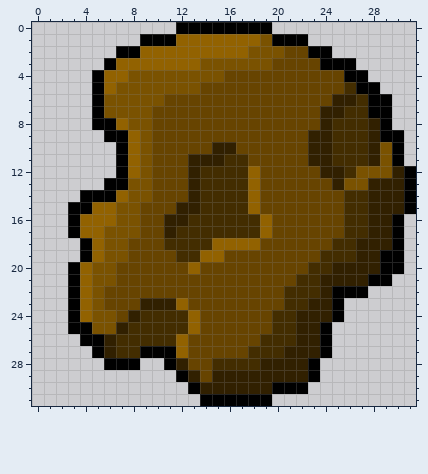
Two versions of one pixel-art sprite, orbital-dog-fight/assets/img/asteroid1.png. The picture above was drawn from the file before the commit.
The file is 32x32 pixels. Colours within 5 levels of each other are drawn and written as one.
After the commit:
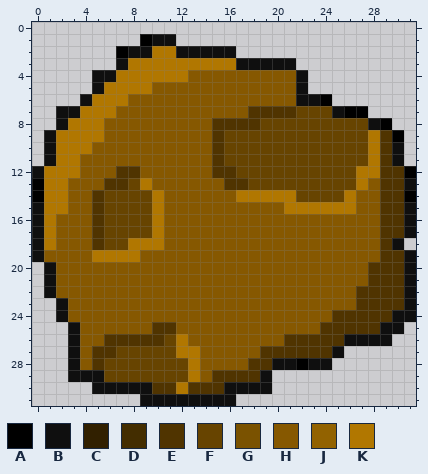
Palette (. is transparent): A #000000  B #0f0f0f  C #312000  D #432d00  E #503400  F #674400  G #7a5200  H #865800  J #926200  K #b17700
The edit:
Changed rows in their new state; - is an unchanged pixel.
first column x 0:
 0 ------------........------------
 1 ----------BB...........---------
 2 --------BBKKBBBBB........-------
 3 ------.BKKKKKKKKKBBBBB.....-----
 4 -----BBKKKKKKHHHHHHHHHB.....----
 5 -----BKKKKHHHHHHHHHHHHB......---
 6 ----BKKKHHHHHHHHHHHHHHBBA.....--
 7 --BBKKKHHHHHHHHHHHEEEE--FBAA..--
 8 --BKKKHHHHHHHHHEEEE-----FFFFB---
 9 -BKKKKHHHHHHHHHE-------FFFFFKE--
10 -BKKKHHHHHHHHHHEF------FFFFFKEB-
11 -BKKHHHHHHHHHHHEFF-----FFFFFKEB-
12 BKKKHHHEEHHHHHHEEFF-----FFFKKEE-
13 AKKHHHEEFKHHHHHHEEF------FFKHEEB
14 AKKHHEFFFFKHHHHHHKKKKK----KHHEE-
15 BKKHHEFFF-KHHHHHHHHHHKKKKKKHHEEB
16 BKHHHEFFF-KHHHHHHHHHHHHHHHHHHEEB
17 BKHHHEFFF-KHHHHHHHHHHHHHHHHHHEEB
18 BKHHHEFFKKKHHHHHHHHHHHHHHHHHHEB-
19 BHHHHKKKKHHHHHHHHHHHHHHHHHHHHEEB
20 -BHHHHHHHHHHHHHHHHHHHHHHHHHHEEEB
21 -BHHHHHHHHHHHHHHHHHHHHHHHHHHEEEB
22 -BHHHHHHHHHHHHHHHHHHHHHHHHHEEEEB
23 --BHHHHHHHHHHHHHHHHHHHHHHHHEEEEB
24 --BHHHHHHHHHHHHHHHHHHHHHHEEEEEBB
25 ---BHHHHHHEEHHHHHHHHHHHHEEEEEBB-
26 ---BHHEEEEEFKHHHHHHHHEEEEEBBBB--
27 ---BHEEFFFFFKKHHHHHEEEEEEB------
28 ---BHEFFFFFFFKHHHHEEBBABB-------
29 ---BBBFFFFFFFKHEEEEB....--------
30 -----BBBBBEEKEEEBBBB...---------
31 ---------BBBBBBBB...------------
